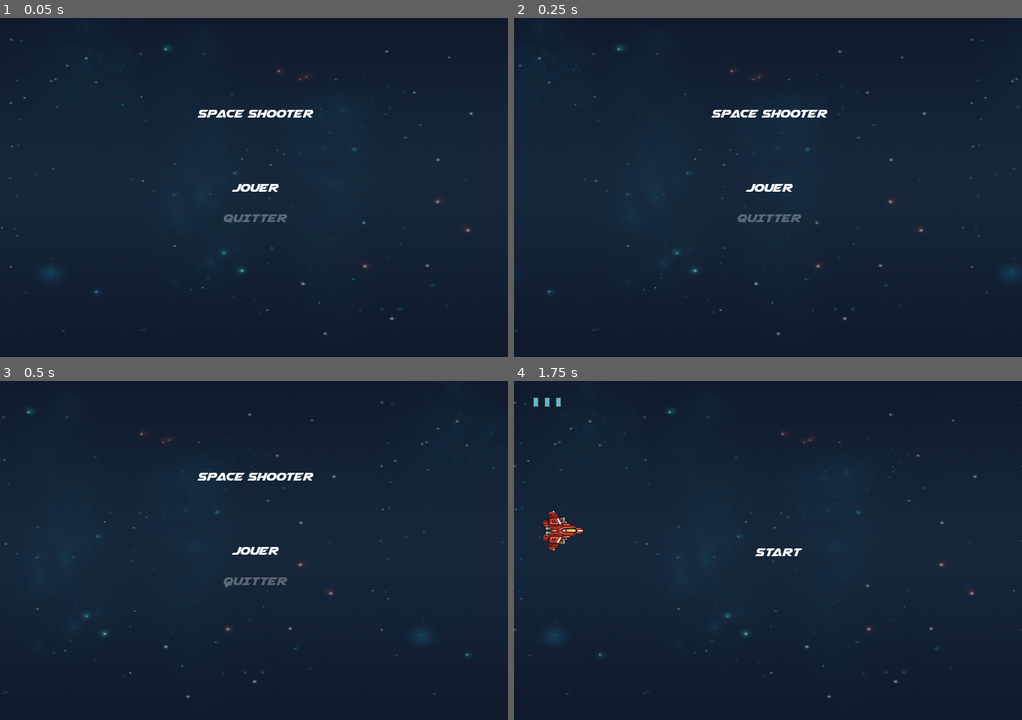
Above: before the commit, frames 1-4 (two rows, left to right).
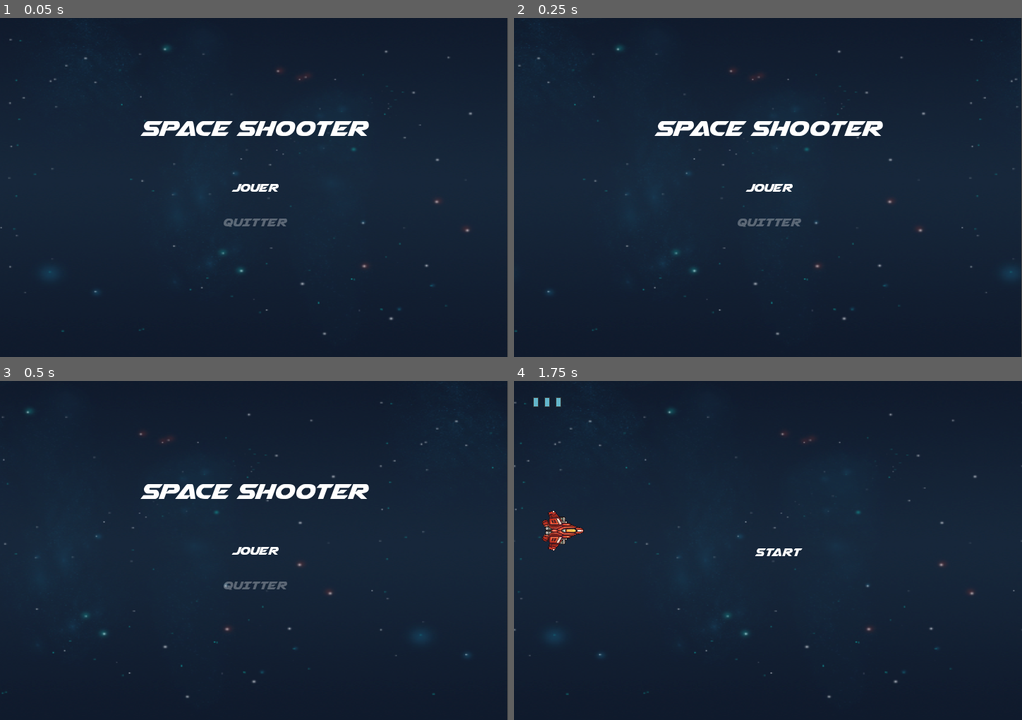
Above: after the commit, the same moments.

Repository: MilleniumBlitz/SpaceShooter
Game: Godot game, scene res://Menu/Start/StartMenu.tscn
Two runs of this game, one before a commit and one after it. Both use one fixed random seed, a clock stepped at 60 frames per second and the inputs below.
Inputs:
- Up to frame 1 (0.05 s): no input
- Up to frame 2 (0.25 s): no input
- Up to frame 3 (0.5 s): no input
- Up to frame 4 (1.75 s): hold Right (ui_right) 0.53-1.28 s; hold Space (shoot) 0.53-1.28 s; hold Down (ui_down) from 1.28 s (still down); tap Space (shoot) at 1.35 s

The runs differ from the first frame. In frame 1, 2.2% of the frame differs, in the area x 0-100%, y 0-100%; in frame 2, 2.2%; in frame 3, 2.2%; in frame 4, nothing differs.

Commit message:
Clean font system

Diff:
--- a/font.tres
+++ b/Assets/Font/MenuItem.tres
@@ -1,7 +1,8 @@
 [gd_resource type="DynamicFont" load_steps=2 format=2]
 
-[ext_resource path="res://airstrike.ttf" type="DynamicFontData" id=1]
+[ext_resource path="res://Assets/Font/airstrike.ttf" type="DynamicFontData" id=1]
 
 [resource]
 size = 20
+use_filter = true
 font_data = ExtResource( 1 )
--- /dev/null
+++ b/Assets/Font/MenuTitle.tres
@@ -0,0 +1,7 @@
+[gd_resource type="DynamicFont" load_steps=2 format=2]
+
+[ext_resource path="res://Assets/Font/airstrike.ttf" type="DynamicFontData" id=1]
+
+[resource]
+size = 40
+font_data = ExtResource( 1 )
--- a/Levels/Base/BaseLevel.tscn
+++ b/Levels/Base/BaseLevel.tscn
@@ -2,9 +2,11 @@
 
 [ext_resource path="res://Levels/Base/BaseLevel.gd" type="Script" id=1]
 [ext_resource path="res://Background.tscn" type="PackedScene" id=2]
-[ext_resource path="res://font.tres" type="DynamicFont" id=3]
+[ext_resource path="res://Assets/Font/MenuItem.tres" type="DynamicFont" id=3]
 [ext_resource path="res://UI/HealthUI.tscn" type="PackedScene" id=4]
 [ext_resource path="res://entities/player/Player.tscn" type="PackedScene" id=5]
+
+
 
 [sub_resource type="RectangleShape2D" id=1]
 extents = Vector2( 10, 350 )
--- a/Menu/End/EndMenu.gd
+++ b/Menu/End/EndMenu.gd
@@ -3,10 +3,10 @@
 func _ready():
 	if LevelManager.victory:
 		#VICTOIRE
-		$Label.text = "VICTOIRE"
+		$Title.text = "VICTOIRE"
 	else:
 		#DEFAIE
-		$Label.text = "DEFAITE"
+		$Title.text = "DEFAITE"
 
 
 func _on_item_selected(value):
--- a/Menu/End/EndMenu.tscn
+++ b/Menu/End/EndMenu.tscn
@@ -1,9 +1,10 @@
-[gd_scene load_steps=5 format=2]
+[gd_scene load_steps=6 format=2]
 
 [ext_resource path="res://Background.tscn" type="PackedScene" id=1]
-[ext_resource path="res://font.tres" type="DynamicFont" id=2]
+[ext_resource path="res://Assets/Font/MenuItem.tres" type="DynamicFont" id=2]
 [ext_resource path="res://Menu/End/EndMenu.gd" type="Script" id=3]
 [ext_resource path="res://Menu/Scripts/SimpleMenuItem.gd" type="Script" id=4]
+[ext_resource path="res://Assets/Font/MenuTitle.tres" type="DynamicFont" id=5]
 
 [node name="EndMenu" type="CanvasLayer"]
 script = ExtResource( 3 )
@@ -11,49 +12,68 @@
 [node name="Background" parent="." instance=ExtResource( 1 )]
 margin_right = 6.10352e-05
 
-[node name="Label" type="Label" parent="."]
-margin_left = 157.858
-margin_top = 88.4877
-margin_right = 365.858
-margin_bottom = 106.488
-custom_fonts/font = ExtResource( 2 )
+[node name="Title" type="Label" parent="."]
+anchor_left = 0.5
+anchor_top = 0.389583
+anchor_right = 0.5
+anchor_bottom = 0.389583
+margin_left = -209.5
+margin_top = -17.5
+margin_right = 209.5
+margin_bottom = 17.5
+custom_fonts/font = ExtResource( 5 )
 text = "VICTOIRE/DEFAITE"
+align = 1
+valign = 1
+autowrap = true
 __meta__ = {
 "_edit_use_anchors_": false
 }
 
 [node name="Label2" type="Label" parent="."]
-margin_left = 147.462
-margin_top = 218.814
-margin_right = 273.462
-margin_bottom = 236.814
+anchor_left = 0.5
+anchor_top = 0.5
+anchor_right = 0.5
+anchor_bottom = 0.5
+margin_left = -63.0
+margin_top = -9.0
+margin_right = 63.0
+margin_bottom = 9.0
 custom_fonts/font = ExtResource( 2 )
 text = "REDEMARER"
 script = ExtResource( 4 )
 __meta__ = {
-"_edit_use_anchors_": false
+"_edit_use_anchors_": true
 }
 
 [node name="Label3" type="Label" parent="."]
-margin_left = 183.682
-margin_top = 292.223
-margin_right = 297.682
-margin_bottom = 310.223
+anchor_left = 0.5
+anchor_top = 0.58125
+anchor_right = 0.5
+anchor_bottom = 0.58125
+margin_left = -57.0
+margin_top = -9.0
+margin_right = 57.0
+margin_bottom = 9.0
 custom_fonts/font = ExtResource( 2 )
 text = "SELECTION"
 script = ExtResource( 4 )
 __meta__ = {
-"_edit_use_anchors_": false
+"_edit_use_anchors_": true
 }
 
 [node name="Label4" type="Label" parent="."]
-margin_left = 215.682
-margin_top = 365.223
-margin_right = 305.682
-margin_bottom = 383.223
+anchor_left = 0.5
+anchor_top = 0.666667
+anchor_right = 0.5
+anchor_bottom = 0.666667
+margin_left = -45.0
+margin_top = -9.0
+margin_right = 45.0
+margin_bottom = 9.0
 custom_fonts/font = ExtResource( 2 )
 text = "QUITTER"
 script = ExtResource( 4 )
 __meta__ = {
-"_edit_use_anchors_": false
+"_edit_use_anchors_": true
 }
--- a/Menu/LevelBtn.tscn
+++ /dev/null
@@ -1,22 +0,0 @@
-[gd_scene load_steps=2 format=2]
-
-[sub_resource type="GDScript" id=1]
-script/source = "extends Button
-
-var level_path
-
-func _on_LevelBtn_pressed():
-	print(level_path)
-	var level_btn = load(level_path)
-	var next_level = level_btn.instance()
-	get_tree().change_scene(next_level)
-"
-
-[node name="LevelBtn" type="Button"]
-anchor_right = 1.0
-anchor_bottom = 1.0
-script = SubResource( 1 )
-__meta__ = {
-"_edit_use_anchors_": false
-}
-[connection signal="pressed" from="." to="." method="_on_LevelBtn_pressed"]
--- a/Menu/Selection/SelectionMenu.tscn
+++ b/Menu/Selection/SelectionMenu.tscn
@@ -3,7 +3,9 @@
 [ext_resource path="res://Menu/Selection/SelectionMenu.gd" type="Script" id=1]
 [ext_resource path="res://Menu/Scripts/SimpleMenuItem.gd" type="Script" id=2]
 [ext_resource path="res://Background.tscn" type="PackedScene" id=3]
-[ext_resource path="res://font.tres" type="DynamicFont" id=4]
+[ext_resource path="res://Assets/Font/MenuItem.tres" type="DynamicFont" id=4]
+
+
 
 [node name="SelectionMenu" type="CanvasLayer"]
 script = ExtResource( 1 )
--- a/Menu/Start/StartMenu.tscn
+++ b/Menu/Start/StartMenu.tscn
@@ -1,29 +1,33 @@
-[gd_scene load_steps=5 format=2]
+[gd_scene load_steps=6 format=2]
 
 [ext_resource path="res://Menu/Start/StartMenu.gd" type="Script" id=1]
 [ext_resource path="res://Background.tscn" type="PackedScene" id=2]
-[ext_resource path="res://font.tres" type="DynamicFont" id=4]
+[ext_resource path="res://Assets/Font/MenuTitle.tres" type="DynamicFont" id=3]
+[ext_resource path="res://Assets/Font/MenuItem.tres" type="DynamicFont" id=4]
 [ext_resource path="res://Menu/Scripts/SimpleMenuItem.gd" type="Script" id=5]
 
 [node name="StartMenu" type="CanvasLayer"]
 script = ExtResource( 1 )
 
 [node name="Background" parent="." instance=ExtResource( 2 )]
-margin_right = 6.10352e-05
+margin_left = -0.943848
+margin_right = -0.943787
 
 [node name="Label" type="Label" parent="."]
-anchor_left = 0.5
-anchor_right = 0.5
-margin_left = -96.5
-margin_top = 126.0
-margin_right = 96.5
-margin_bottom = 144.0
-custom_fonts/font = ExtResource( 4 )
+anchor_left = 0.498689
+anchor_top = 0.324989
+anchor_right = 0.498689
+anchor_bottom = 0.324989
+margin_left = -166.0
+margin_top = -17.5
+margin_right = 166.0
+margin_bottom = 17.5
+custom_fonts/font = ExtResource( 3 )
 text = "SPACE SHOOTER"
 align = 1
 valign = 1
 __meta__ = {
-"_edit_use_anchors_": false
+"_edit_use_anchors_": true
 }
 
 [node name="Label2" type="Label" parent="."]
@@ -45,16 +49,16 @@
 
 [node name="Label3" type="Label" parent="."]
 anchor_left = 0.5
-anchor_top = 0.5
+anchor_top = 0.602083
 anchor_right = 0.5
-anchor_bottom = 0.5
+anchor_bottom = 0.602083
 margin_left = -45.0
-margin_top = 34.0
+margin_top = -9.0
 margin_right = 45.0
-margin_bottom = 52.0
+margin_bottom = 9.0
 custom_fonts/font = ExtResource( 4 )
 text = "QUITTER"
 script = ExtResource( 5 )
 __meta__ = {
-"_edit_use_anchors_": false
+"_edit_use_anchors_": true
 }
--- a/new_bitmapfont.tres
+++ /dev/null
@@ -1,4 +0,0 @@
-[gd_resource type="BitmapFont" format=2]
-
-[resource]
-height = 10.0
Renamed: airstrike.ttf -> Assets/Font/airstrike.ttf
